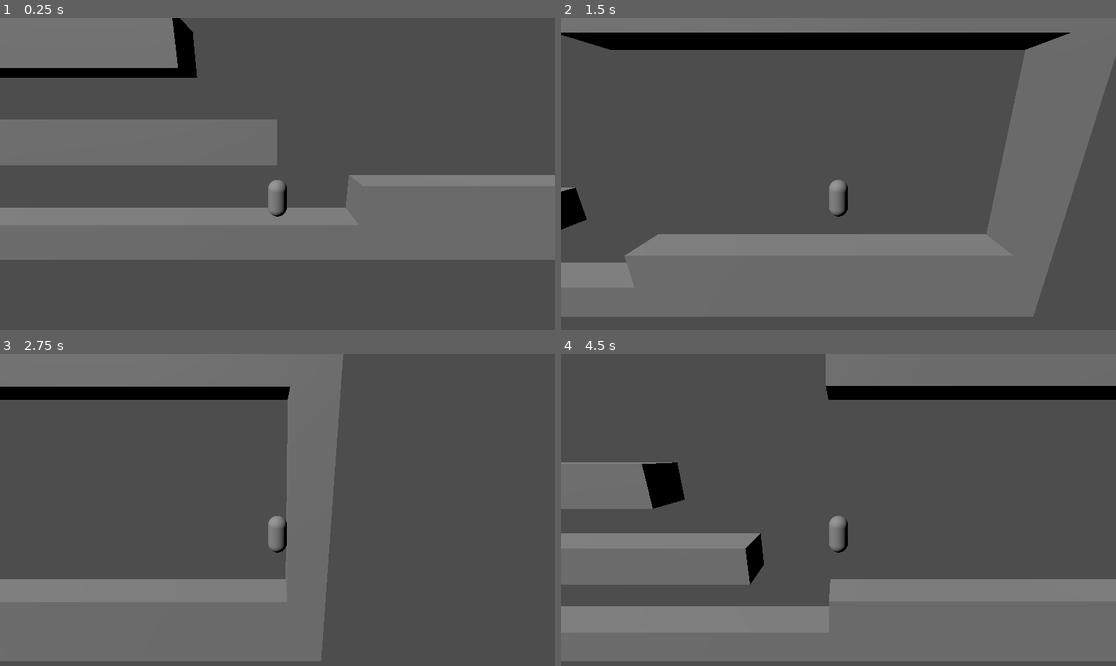
Above: before the commit, frames 1-4 (two rows, left to right).
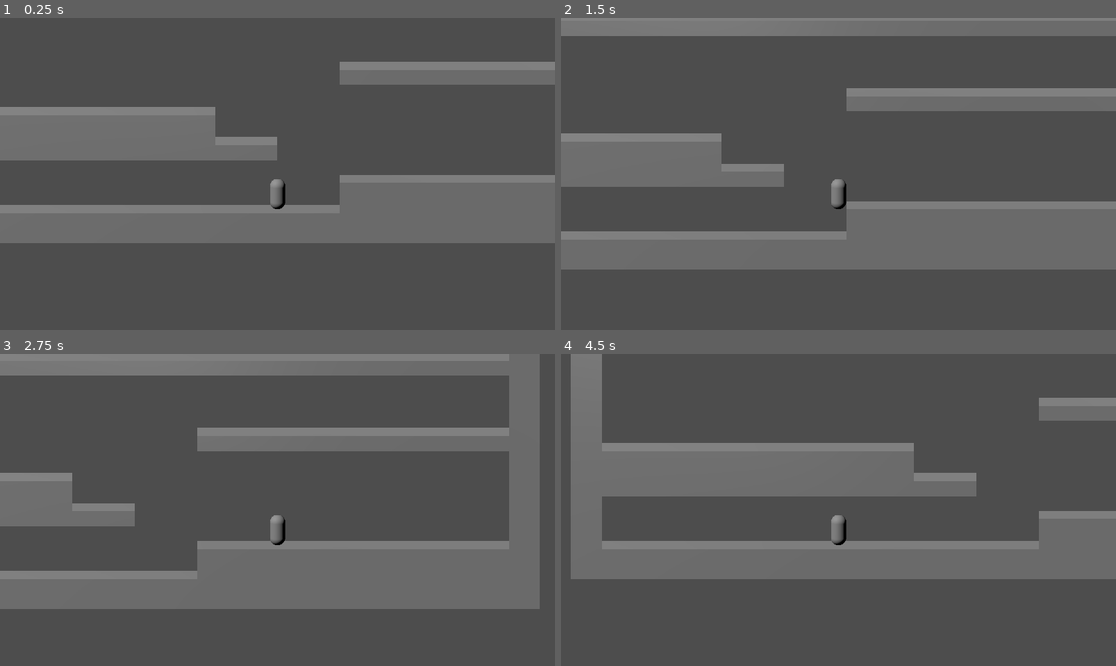
Above: after the commit, the same moments.

Repository: GuiBDBello/avoid-the-void
Game: Godot game, scene res://scenes/game.tscn
Same seed, same stepped clock (60 frames per second), same inputs: the game is played once before the commit and once after it.
Inputs:
- Up to frame 1 (0.25 s): no input
- Up to frame 2 (1.5 s): tap Enter (ui_accept) at 0.5, 0.6 s; hold Right (move_right) 0.53-1.28 s; tap Space (jump) at 0.77, 0.8, 1.07, 1.35 s; hold Down (move_down) from 1.28 s (still down)
- Up to frame 3 (2.75 s): tap Space (jump) at 1.52, 1.82, 2.3 s; tap Enter (ui_accept) at 1.55, 2.1 s; release Down (move_down) at 2.03 s; hold Right (move_right) from 2.03 s (still down)
- Up to frame 4 (4.5 s): release Right (move_right) at 2.78 s; hold Up (move_up) 2.78-3.53 s; tap Enter (ui_accept) at 2.85, 4.35 s; tap Space (jump) at 3.02, 3.32, 3.6, 3.77, 4.07 s; hold Left (move_left) from 3.53 s (still down)

The runs differ from the first frame. In frame 1, 19% of the frame differs, in the area x 0-100%, y 0-78%; in frame 2, 40%; in frame 3, 41%; in frame 4, 55%, in the area x 0-100%, y 0-99%.

Commit message:
Create static one-way platforms

Diff:
--- a/scenes/game.tscn
+++ b/scenes/game.tscn
@@ -1,6 +1,7 @@
-[gd_scene load_steps=7 format=3 uid="uid://x8lg1hcg1cx8"]
+[gd_scene load_steps=8 format=3 uid="uid://x8lg1hcg1cx8"]
 
 [ext_resource type="PackedScene" uid="uid://cekcd7meexiks" path="res://scenes/player.tscn" id="1_3dw3o"]
+[ext_resource type="Script" path="res://scripts/static_platform.gd" id="1_drwat"]
 
 [sub_resource type="BoxMesh" id="BoxMesh_56skx"]
 
@@ -39,9 +40,10 @@
 shape = SubResource("ConcavePolygonShape3D_ar0bb")
 
 [node name="Platform3" type="MeshInstance3D" parent="Platforms"]
-transform = Transform3D(20, 0, 0, 0, 2, 0, 0, 0, 2, -10, 4, 0)
+transform = Transform3D(4, 0, 0, 0, 1, 0, 0, 0, 2, -2, 4, 0)
 mesh = SubResource("BoxMesh_56skx")
 skeleton = NodePath("../..")
+script = ExtResource("1_drwat")
 
 [node name="StaticBody3D" type="StaticBody3D" parent="Platforms/Platform3"]
 
@@ -49,9 +51,10 @@
 shape = SubResource("ConcavePolygonShape3D_ar0bb")
 
 [node name="Platform4" type="MeshInstance3D" parent="Platforms"]
-transform = Transform3D(20, 0, 0, 0, 2, 0, 0, 0, 2, -14, 8, 0)
+transform = Transform3D(20, 0, 0, 0, 3, 0, 0, 0, 2, -14, 5, 0)
 mesh = SubResource("BoxMesh_56skx")
 skeleton = NodePath("../..")
+script = ExtResource("1_drwat")
 
 [node name="StaticBody3D" type="StaticBody3D" parent="Platforms/Platform4"]
 
@@ -59,13 +62,25 @@
 shape = SubResource("ConcavePolygonShape3D_ar0bb")
 
 [node name="Platform5" type="MeshInstance3D" parent="Platforms"]
-transform = Transform3D(20, 0, 0, 0, 2, 0, 0, 0, 2, 14, 13, 0)
+transform = Transform3D(20, 0, 0, 0, 1, 0, 0, 0, 2, 14, 9, 0)
 mesh = SubResource("BoxMesh_56skx")
 skeleton = NodePath("../..")
+script = ExtResource("1_drwat")
 
 [node name="StaticBody3D" type="StaticBody3D" parent="Platforms/Platform5"]
 
 [node name="CollisionShape3D" type="CollisionShape3D" parent="Platforms/Platform5/StaticBody3D"]
+shape = SubResource("ConcavePolygonShape3D_ar0bb")
+
+[node name="Platform6" type="MeshInstance3D" parent="Platforms"]
+transform = Transform3D(48, 0, 0, 0, 1, 0, 0, 0, 2, 0, 14, 0)
+mesh = SubResource("BoxMesh_56skx")
+skeleton = NodePath("../..")
+script = ExtResource("1_drwat")
+
+[node name="StaticBody3D" type="StaticBody3D" parent="Platforms/Platform6"]
+
+[node name="CollisionShape3D" type="CollisionShape3D" parent="Platforms/Platform6/StaticBody3D"]
 shape = SubResource("ConcavePolygonShape3D_ar0bb")
 
 [node name="Walls" type="Node" parent="."]
@@ -94,8 +109,27 @@
 [node name="Player" parent="." instance=ExtResource("1_3dw3o")]
 jump_height = 5.0
 
-[node name="Camera3D" type="Camera3D" parent="Player"]
+[node name="Main Camera" type="Camera3D" parent="Player"]
 transform = Transform3D(1, 0, 0, 0, 0.965926, 0.258819, 0, -0.258819, 0.965926, 0, 5, 10)
+cull_mask = 1048573
+projection = 1
+size = 20.0
+
+[node name="SubViewportContainer" type="SubViewportContainer" parent="Player/Main Camera"]
+anchors_preset = 15
+anchor_right = 1.0
+anchor_bottom = 1.0
+grow_horizontal = 2
+grow_vertical = 2
+
+[node name="SubViewport" type="SubViewport" parent="Player/Main Camera/SubViewportContainer"]
+transparent_bg = true
+size = Vector2i(1152, 648)
+
+[node name="Player Camera" type="Camera3D" parent="Player/Main Camera/SubViewportContainer/SubViewport"]
+cull_mask = 2
+projection = 1
+size = 20.0
 
 [node name="MeshInstance3D" type="MeshInstance3D" parent="."]
 transform = Transform3D(1, 0, 0, 0, 1, 0, 0, 0, 1, 0, 5, 0)
--- a/scenes/player.tscn
+++ b/scenes/player.tscn
@@ -15,4 +15,5 @@
 
 [node name="MeshInstance3D" type="MeshInstance3D" parent="."]
 transform = Transform3D(1, 0, 0, 0, 1, 0, 0, 0, 1, 0, 1, 0)
+layers = 2
 mesh = SubResource("CapsuleMesh_ainyk")
--- a/scripts/player.gd
+++ b/scripts/player.gd
@@ -17,15 +17,23 @@
 var jump_gravity = ProjectSettings.get_setting("physics/3d/default_gravity")
 var fall_gravity: float = 5.0
 
+@onready var main_camera: Camera3D = $"Main Camera"
+@onready var player_camera: Camera3D = $"Main Camera/SubViewportContainer/SubViewport/Player Camera"
+
+
 
 func _ready() -> void:
 	calculate_movement_parameters()
 
 
 func _input(event) -> void:
-	if event.is_action_released("jump"):
+	if event.is_action_released("jump") or event.is_action_released("move_up"):
 		if velocity.y > 0.0:
 			velocity.y *= 0.5
+
+
+func _process(delta) -> void:
+	player_camera.global_transform = main_camera.global_transform
 
 
 func _physics_process(delta: float) -> void:
@@ -37,12 +45,12 @@
 			velocity.y -= fall_gravity * delta
 
 	# Handle jump.
-	if Input.is_action_just_pressed("ui_accept") and is_on_floor():
+	if (Input.is_action_just_pressed("jump") or Input.is_action_just_pressed("move_up")) and is_on_floor():
 		velocity.y = jump_velocity
 
 	# Get the input direction and handle the movement/deceleration.
 	# As good practice, you should replace UI actions with custom gameplay actions.
-	var input_dir := Input.get_vector("ui_left", "ui_right", "ui_up", "ui_down")
+	var input_dir := Input.get_vector("move_left", "move_right", "move_up", "move_down")
 	var direction := (transform.basis * Vector3(input_dir.x, 0, 0)).normalized()
 	if direction:
 		velocity.x = direction.x * speed
--- /dev/null
+++ b/scripts/static_platform.gd
@@ -0,0 +1,23 @@
+extends MeshInstance3D
+
+
+@onready var player: CharacterBody3D = $"../../Player"
+
+var cut_player_height: float = 0.2
+
+
+# Called when the node enters the scene tree for the first time.
+func _ready() -> void:
+	pass # Replace with function body.
+
+
+# Called every frame. 'delta' is the elapsed time since the previous frame.
+func _process(delta: float) -> void:
+	print("player", player.global_transform.origin.y)
+	print("platform", self.global_transform.origin.y)
+	if player.global_transform.origin.y > self.global_transform.origin.y + cut_player_height: #Add more if the origin of the player is centred.
+		print("if")
+		self.get_node("./StaticBody3D/CollisionShape3D").disabled = false
+	else:
+		print("else")
+		self.get_node("./StaticBody3D/CollisionShape3D").disabled = true
